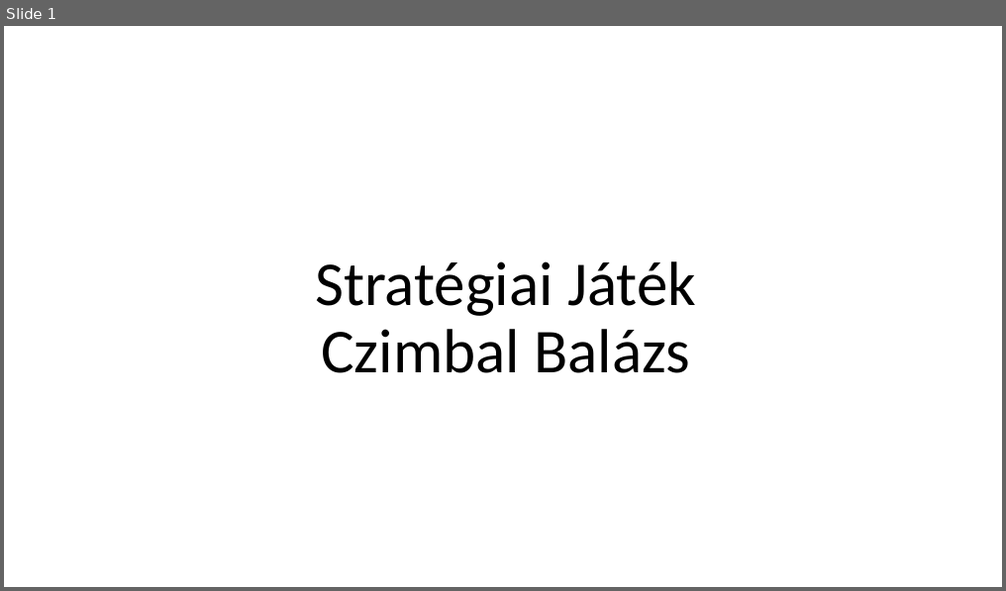
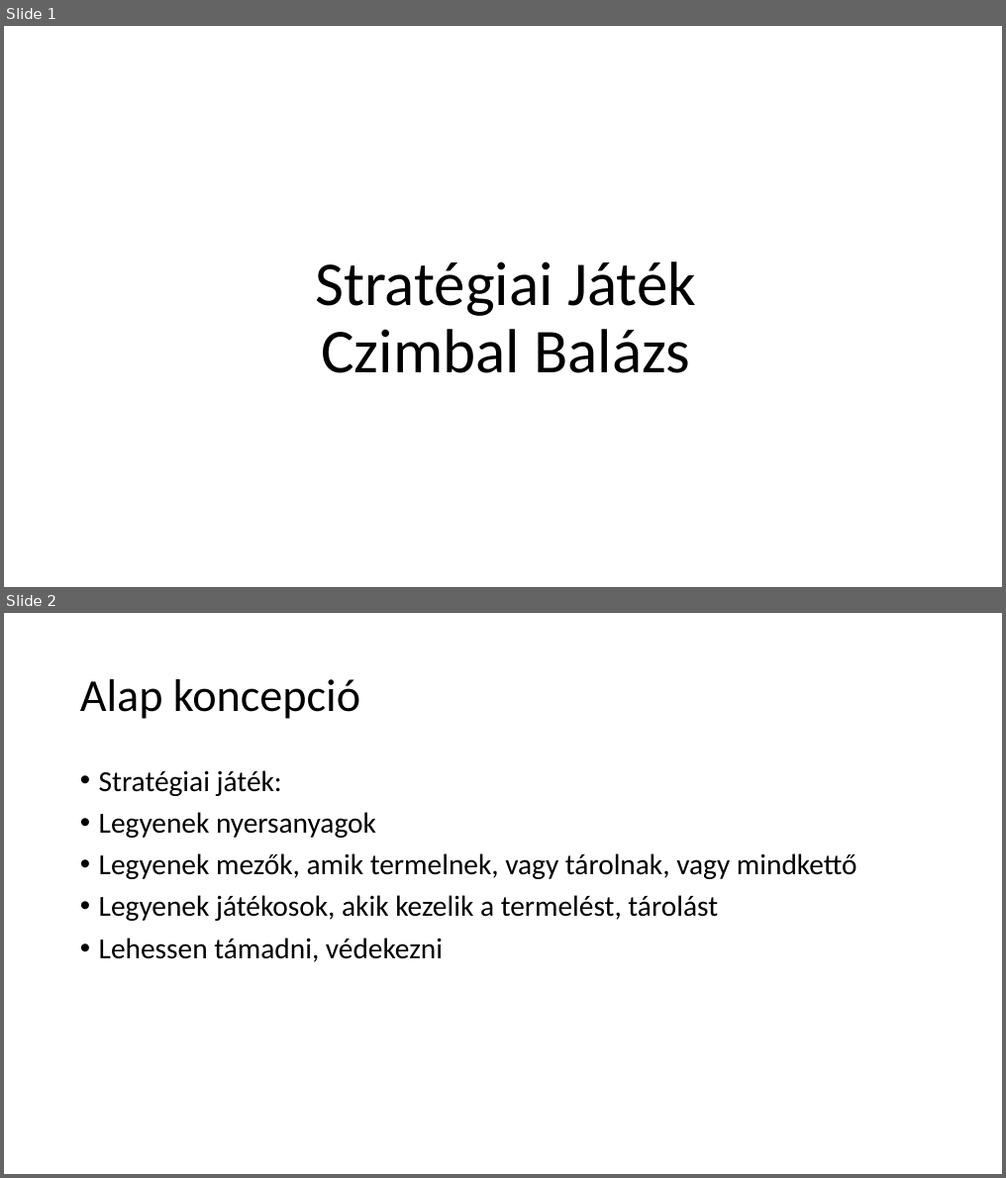
Before and after one commit to cimbi01/NagyBeadando, a slide deck: StatégiaiJáték.pptx. Shown one above the other, each under a label of ours: slide 1 before the commit, slides 1 and 2 after it. The pictures are 1006x591 and 1006x1178 pixels, drawn with LibreOffice and Linux fonts; fonts in the diff are those of the drawing; background and template pictures are left out. Boxes give left, top, right and bottom in pixels: in the first picture for what was removed or moved away, otherwise in the second. Text is boxed around its words. In the diff, an @@ line names an element or a change of style, - is before the commit and + after.

```diff
--- a/StatégiaiJáték.pptx
+++ b/StatégiaiJáték.pptx
@@ slide 2 added at <box>4,613,1002,1174</box>, background picture (left out) @@
@@ title added at <box>80,679,360,719</box>, 44 pt, text #000000 @@
+Alap koncepció
@@ text added at <box>99,770,857,962</box>, 28 pt, text #000000 @@
+• Stratégiai játék:
+• Legyenek nyersanyagok
+• Legyenek mezők, amik termelnek, vagy tárolnak, vagy mindkettő
+• Legyenek játékosok, akik kezelik a termelést, tárolást
+• Lehessen támadni, védekezni
```
Also in this commit, not shown: 9 other slides added, 5 other files.
